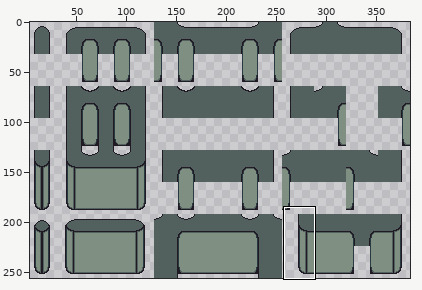
Two states of a sprite sheet, assets/sprites/tileset_walls_v2.png. Above: a wide view before the commit, with the close-up outlined.
Close-up. As it was:
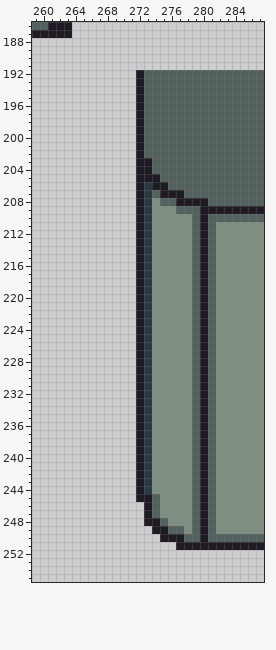
The file is 384x256 pixels. Shown: x 259..287, y 186..255. The wide view leaves out empty margins.
The same view after the edit:
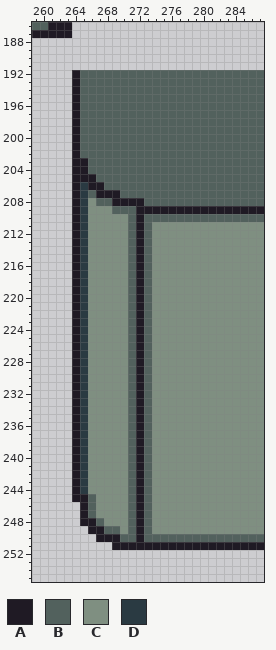
Palette (. is transparent): A #1f1a24  B #52615d  C #7f8f81  D #2a3a42
Commit message: Correction d'un alignement again...
The edit:
Changed rows in their new state; - is an unchanged pixel.
first column x 264:
192 ABBBBBBBB---------
193 ABBBBBBBB---------
194 ABBBBBBBB---------
195 ABBBBBBBB---------
196 ABBBBBBBB---------
197 ABBBBBBBB---------
198 ABBBBBBBB---------
199 ABBBBBBBB---------
200 ABBBBBBBB---------
201 ABBBBBBBB---------
202 ABBBBBBBB---------
203 AABBBBBBBB--------
204 AABBBBBBBB--------
205 AAABBBBBBBB-------
206 ADAABBBBBBBB------
207 ADBAAABBBB-BBB----
208 ADCBBAAA-BB--BBBB-
209 ADCCCBBB-AAAAAAA--
210 ADCCCCCB-BBBBBB-B-
211 ADCCCCCB-B-----CCC
212 ADCCCCCB-B-----CCC
213 ADCCCCCB-B-----CCC
214 ADCCCCCB-B-----CCC
215 ADCCCCCB-B-----CCC
216 ADCCCCCB-B-----CCC
217 ADCCCCCB-B-----CCC
218 ADCCCCCB-B-----CCC
219 ADCCCCCB-B-----CCC
220 ADCCCCCB-B-----CCC
221 ADCCCCCB-B-----CCC
222 ADCCCCCB-B-----CCC
223 ADCCCCCB-B-----CCC
224 ADCCCCCB-B-----CCC
225 ADCCCCCB-B-----CCC
226 ADCCCCCB-B-----CCC
227 ADCCCCCB-B-----CCC
228 ADCCCCCB-B-----CCC
229 ADCCCCCB-B-----CCC
230 ADCCCCCB-B-----CCC
231 ADCCCCCB-B-----CCC
232 ADCCCCCB-B-----CCC
233 ADCCCCCB-B-----CCC
234 ADCCCCCB-B-----CCC
235 ADCCCCCB-B-----CCC
236 ADCCCCCB-B-----CCC
237 ADCCCCCB-B-----CCC
238 ADCCCCCB-B-----CCC
239 ADCCCCCB-B-----CCC
240 ADCCCCCB-B-----CCC
241 ADCCCCCB-B-----CCC
242 ADCCCCCB-B-----CCC
243 ADCCCCCB-B-----CCC
244 ADCCCCCB-B-----CCC
245 AABCCCCB-BC----CCC
246 -ABCCCCBABC----CCC
247 -ABCCCCBABC----CCC
248 -AABCCCBABCC---CCC
249 --AABBCBABCCCC-CCC
250 ---AAABBABBBBB--B-
251 -----AAAAAAAA-----
Where, in picture pixels (left, top, right, bottom), the same in both close-ups:
changed: (72, 70, 216, 550)
